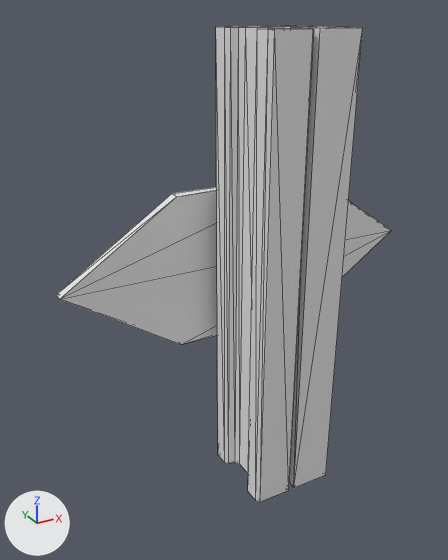
An edit to the OBJ model models/lms_post_rail_55.obj, drawn before and after from the same camera.
One viewpoint serves both versions: a 50 mm lens placed at (-0.19, -1.517, 1.033), pointed at (0.408, -0.428, 0.489). Arrows for +X, +Y and +Z are at lower left; the lights stay in place. Mesh edges are drawn as thin lines. Where no turn or scale is listed for an object, it has been applied to the vertices.

Script lines for the objects in view, before the commit:
```python
me_rail_55_plate_cube_042 = bpy.data.meshes.new('Rail_55_plate_Cube.042')
me_rail_55_plate_cube_042.from_pydata(...)  # 92 vertices, 172 faces; spans x 0.062..0.938, y -0.595..-0.351, z 0.0..1.0
# faces by material slot: [152, 20]
me_rail_55_plate_cube_042.materials.append(mat_minisema)  # white #e7e7e7
me_rail_55_plate_cube_042.materials.append(mat_lattice)  # white #e7e7e7
ob_rail_55_plate_cube_042 = bpy.data.objects.new('Rail_55_plate_Cube.042', me_rail_55_plate_cube_042)
ob_rail_55_plate_cube_042.location = (0.0, 0.0, 0.0)
```
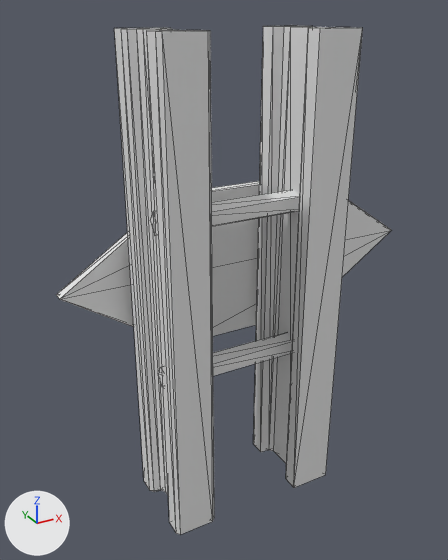
Location of each change, (x1, y1, x2, y2) in pixels of the pictures (448 x 560 px; the box of a moved part takes in the faces that stretch with it):
'Rail_55_plate_Cube.042', reshaped (7% taller): before (56, 25, 391, 502); after (56, 25, 391, 534)
part 1 of me_rail_55_plate_cube_042, added: after (158, 333, 293, 387)
part 2 of me_rail_55_plate_cube_042, added: after (151, 189, 300, 236)
part 3 of me_rail_55_plate_cube_042, moved or reshaped: before (216, 26, 314, 502); after (114, 28, 214, 534)

What changed in the scene script:
```text
Change me_rail_55_plate_cube_042:
    used by ob_rail_55_plate_cube_042; location = (0.0, 0.0, 0.0)
    remove me_rail_55_plate_cube_042.from_pydata(...)  # 92 vertices, 172 faces; spans x 0.062..0.938, y -0.595..-0.351, z 0.0..1.0
    add me_rail_55_plate_cube_042.from_pydata(...)  # 112 vertices, 204 faces; spans x 0.062..0.938, y -0.595..-0.351, z 0.0..1.0
    me_rail_55_plate_cube_042 part 1: a new loose piece, a 5-sided cylinder along x spanning x 0.225..0.575, y -0.52..-0.475, z 0.31..0.357, in mat_minisema (white #e7e7e7)
    me_rail_55_plate_cube_042 part 2: a new loose piece, a 5-sided cylinder along x spanning x 0.225..0.575, y -0.52..-0.475, z 0.643..0.69, in mat_minisema (white #e7e7e7)
    me_rail_55_plate_cube_042 part 3
    40 vertices in x 0.404..0.496, y -0.595..-0.405, z 0.0..1.0 move by (-0.2, 0.0, 0.0)
```
